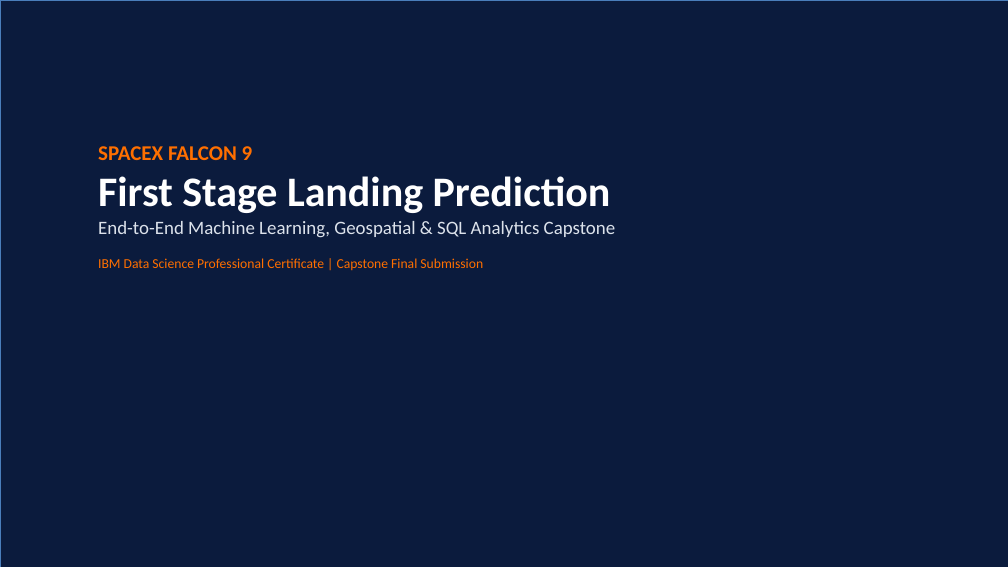
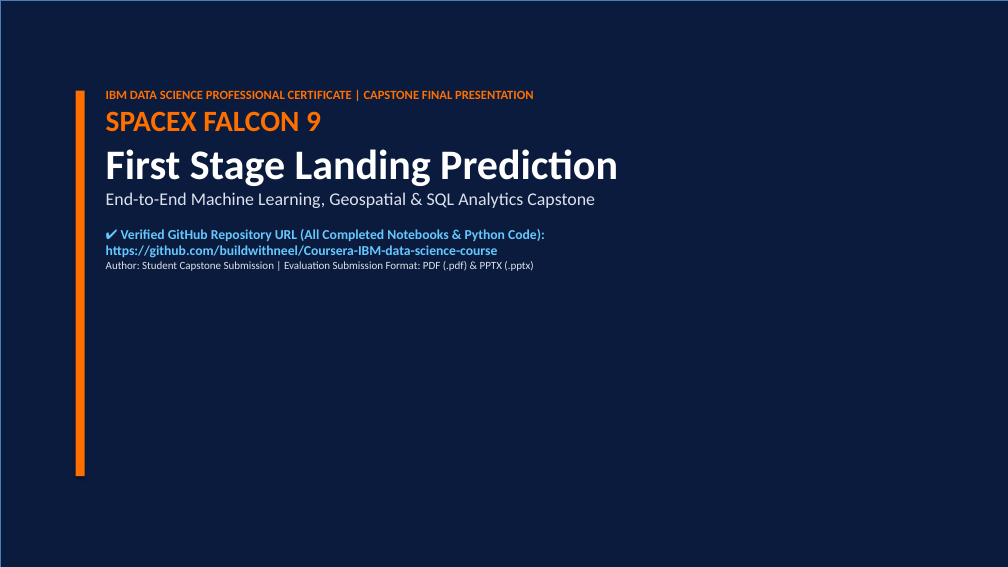
Before and after one commit to buildwithneel/Coursera-IBM-data-science-course, a slide deck: slide 1 of SpaceX/presentation/spacex_capstone.pptx. Drawn at 1008x567 pixels with LibreOffice and Linux fonts; fonts in the diff are those of the drawing. Boxes give left, top, right and bottom in pixels: in the first picture for what was removed or moved away, otherwise in the second. Text is boxed around its words. In the diff, an @@ line names an element or a change of style, - is before the commit and + after.

Commit message:
Presentation Improved

```diff
--- a/SpaceX/presentation/spacex_capstone.pptx
+++ b/SpaceX/presentation/spacex_capstone.pptx
@@ text "IBM DATA SCIENCE PROFESSIONAL CERTIFICATE ...": place and size @@
-text "IBM DATA SCIENCE PROFESSIONAL CERTIFICATE ..." at (98,146,616,270)
+text "IBM DATA SCIENCE PROFESSIONAL CERTIFICATE ..." at (106,90,618,271)
@@ rectangle added at (76,91,85,476), fill #FF6F00 @@
@@ text at (106,90,533,99): paragraph added @@
+IBM DATA SCIENCE PROFESSIONAL CERTIFICATE | CAPSTONE FINAL PRESENTATION
@@ text at (106,111,595,208): size 20 to 28 pt in "SPACEX FALCON 9"; size 18 to 17 pt in "End-to-End Machine Learning, Geospatial & SQL Analytics ..." @@
@@ text at (106,229,545,271): text changed; text colour #FF6F00 to #64C8FF; bold on @@
-IBM Data Science Professional Certificate | Capstone Final Submission
+✔ Verified GitHub Repository URL (All Completed Notebooks & Python Code):
+https://github.com/buildwithneel/Coursera-IBM-data-science-course
+Author: Student Capstone Submission | Evaluation Submission Format: PDF (.pdf) & PPTX (.pptx)
```
Also in this commit, not shown: 2 other slides changed, 20 slides added, 13 slides removed, 5 other files.
